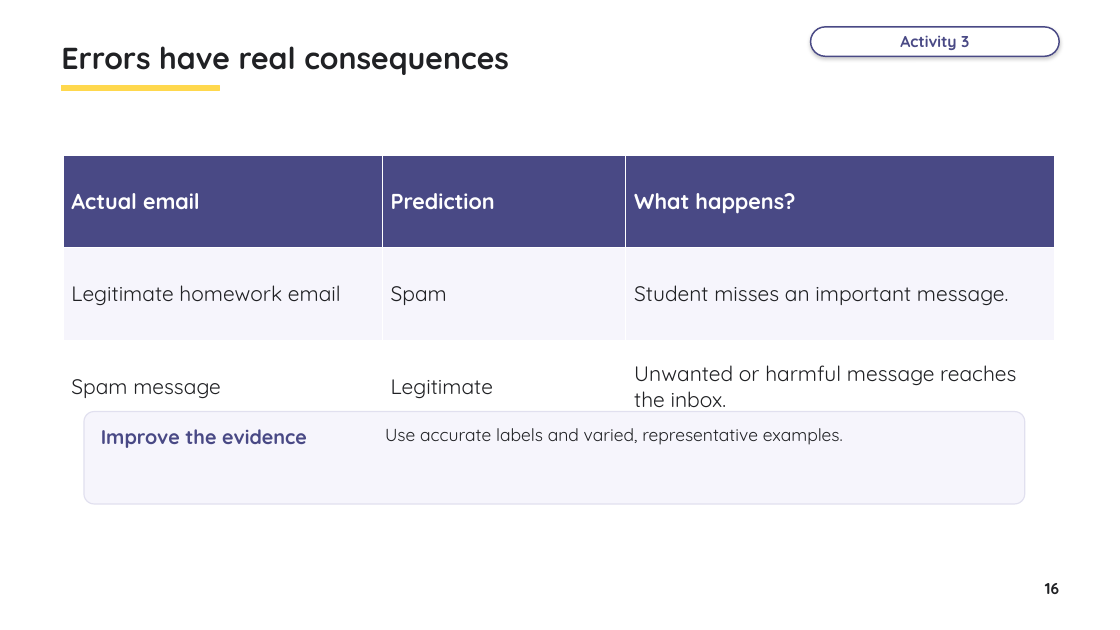
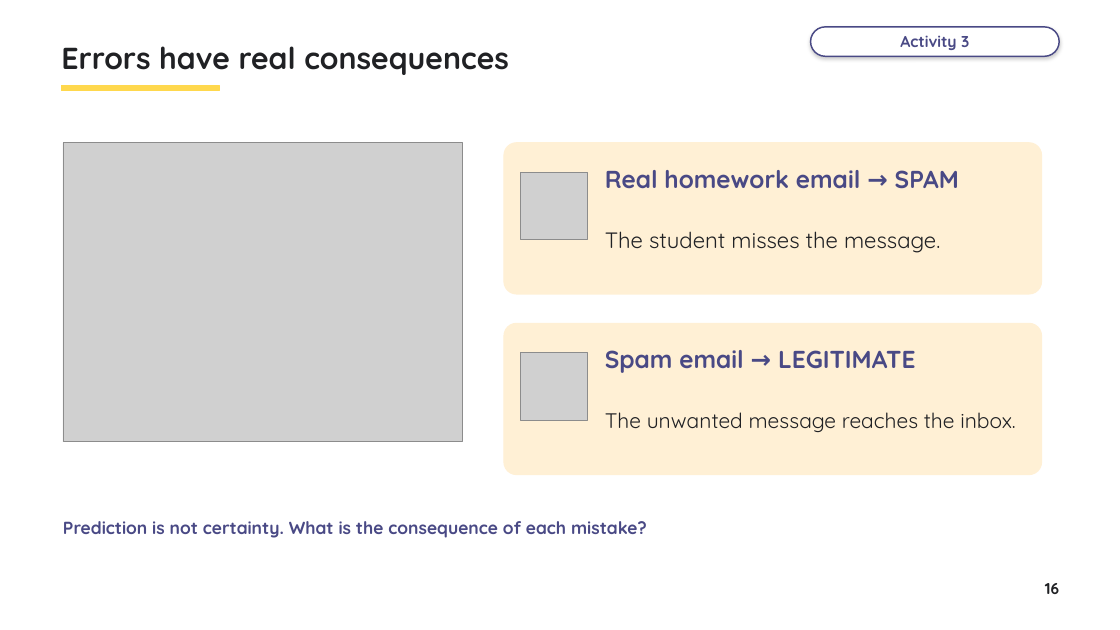
Before and after one commit to myk-sh/cs-lessons, a slide deck: slide 16 of 0478 P1/Artificial Intelligence/IGCSE_0478_Lesson_-_Artificial_Intelligence.pptx. Drawn at 1120x630 pixels with LibreOffice and Linux fonts; fonts in the diff are those of the drawing; grey boxes stand for pictures. Boxes give left, top, right and bottom in pixels: in the first picture for what was removed or moved away, otherwise in the second. Text is boxed around its words. In the diff, an @@ line names an element or a change of style, - is before the commit and + after.

```diff
--- a/0478 P1/Artificial Intelligence/IGCSE_0478_Lesson_-_Artificial_Intelligence.pptx
+++ b/0478 P1/Artificial Intelligence/IGCSE_0478_Lesson_-_Artificial_Intelligence.pptx
@@ picture added at [63,143,462,442] @@
@@ rounded rectangle: place and size @@
-rounded rectangle at [84,412,1025,504]
+rounded rectangle at [504,143,1042,294]
@@ rounded rectangle at [504,143,1042,294]: fill #F6F5FC to #FFF0D5; outline #E1E0EF 1 pt to #FFF0D5 1 pt; proportions changed @@
@@ table removed at [63,155,1054,411], 3 rows, 3 columns @@
-Actual email | Prediction | What happens?
-Legitimate homework email | Spam | Student misses an important message.
-Spam message | Legitimate | Unwanted or harmful message reaches the inbox.
@@ picture added at [521,172,588,239] @@
@@ text added at [605,170,959,189], 21 pt, text #494985, bold @@
+Real homework email → SPAM
@@ text added at [605,231,940,253], 19 pt, text #202124 @@
+The student misses the message.
@@ rounded rectangle added at [504,323,1042,475], fill #FFF0D5, outline #FFF0D5 1 pt @@
@@ picture added at [521,353,588,420] @@
@@ text added at [605,350,915,373], 21 pt, text #494985, bold @@
+Spam email → LEGITIMATE
@@ text added at [605,412,1016,432], 18 pt, text #202124 @@
+The unwanted message reaches the inbox.
@@ text removed at [101,429,307,448] @@
-Improve the evidence
@@ text removed at [385,428,843,445] @@
-Use accurate labels and varied, representative examples.
@@ text added at [63,521,647,538], 15 pt, text #494985, bold @@
+Prediction is not certainty. What is the consequence of each mistake?
```
Also in this commit, not shown: 13 other slides changed, 1 slide added, 1 slide removed, 48 other files.
